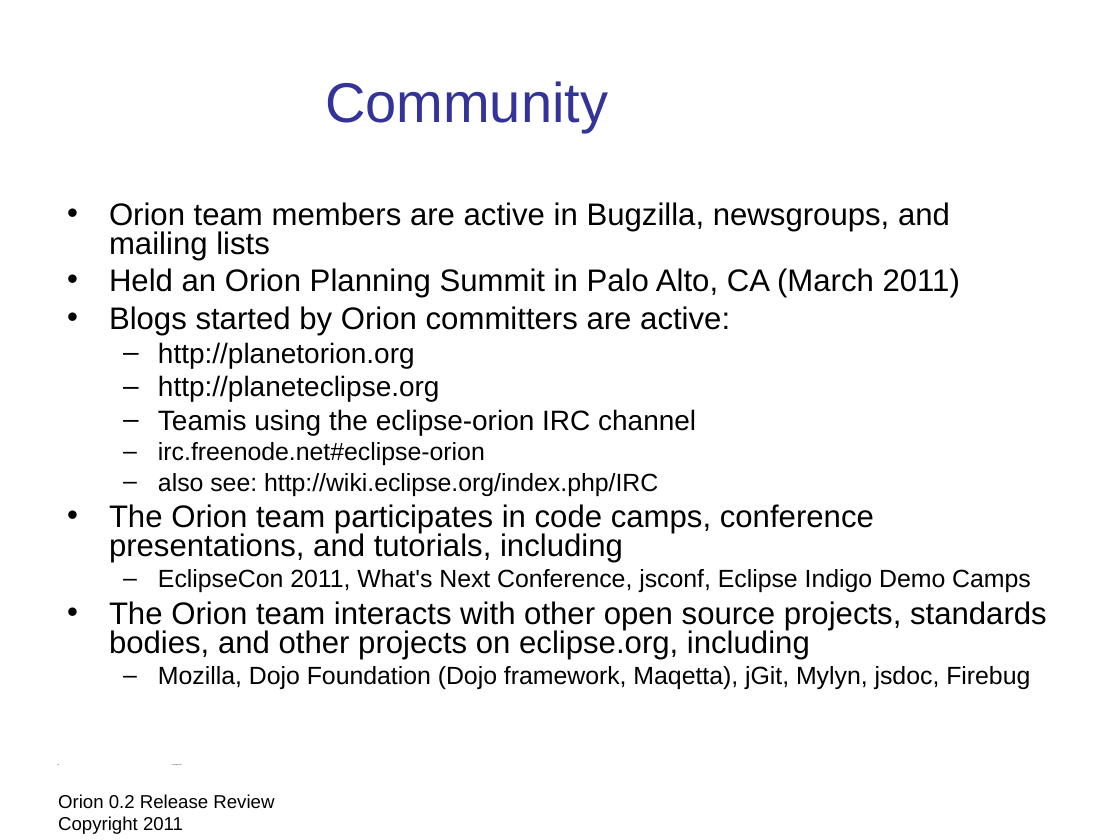
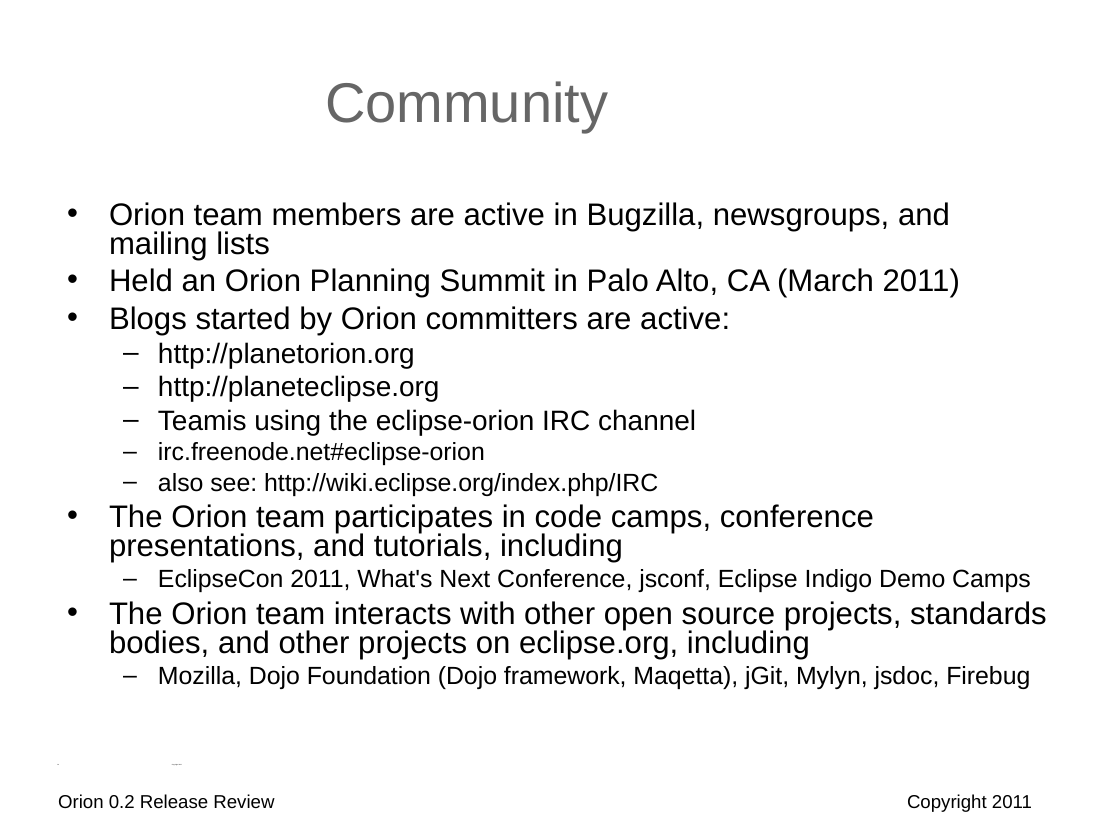
Before and after one commit to eclipse-platform/www.eclipse.org-eclipse-news, a slide deck: slide 16 of orion/reviews/orion-0-2-release-review.odp. Drawn at 1120x840 pixels with LibreOffice and Linux fonts; fonts in the diff are those of the drawing; background and template pictures are left out. Boxes give left, top, right and bottom in pixels: in the first picture for what was removed or moved away, otherwise in the second. Text is boxed around its words. In the diff, an @@ line names an element or a change of style, - is before the commit and + after.

```diff
--- a/orion/reviews/orion-0-2-release-review.odp
+++ b/orion/reviews/orion-0-2-release-review.odp
@@ title "Community" at (x1=325, y1=81, x2=608, y2=132): text colour #333399 to #666666 @@
@@ text at (x1=58, y1=794, x2=274, y2=809): text changed @@
-Orion 0.2 Release Review Copyright 2011
+Orion 0.2 Release Review
@@ text added at (x1=907, y1=794, x2=1032, y2=812), 12 pt, text #000000 @@
+Copyright 2011
```
Also in this commit, not shown: 17 other slides changed, 1 other file.
